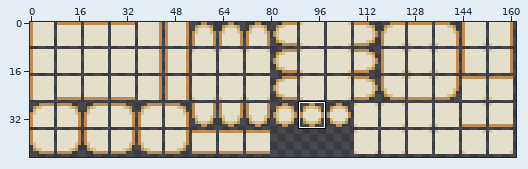
Sprite sheet -- Assets/Textures/Tiles/MyrdencoreTile.png. The first picture is a wide view before the edit; the outline marks the close-up.
Close-up. Before the edit:
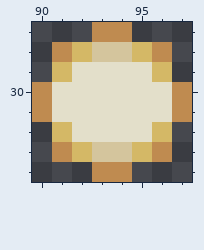
The file is 324x90 pixels, drawn in blocks of 2x2; one block is one cell here. Shown: x 90..97, y 27..34. The commit also changed other parts of the picture, which this record leaves out.
After the commit:
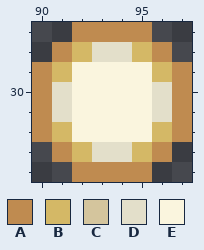
Palette (. is transparent): A #bf8b50  B #d4b866  C #d4c59d  D #e3dfca  E #faf5de
Difference:
Changed rows in their new state; - is an unchanged pixel.
first column x 90:
27 --A--A--
28 ---DD---
29 A-EEEE-A
30 --EEEE--
31 --EEEE--
32 A-EEEE-A
33 ---DD---
34 --A--A--
